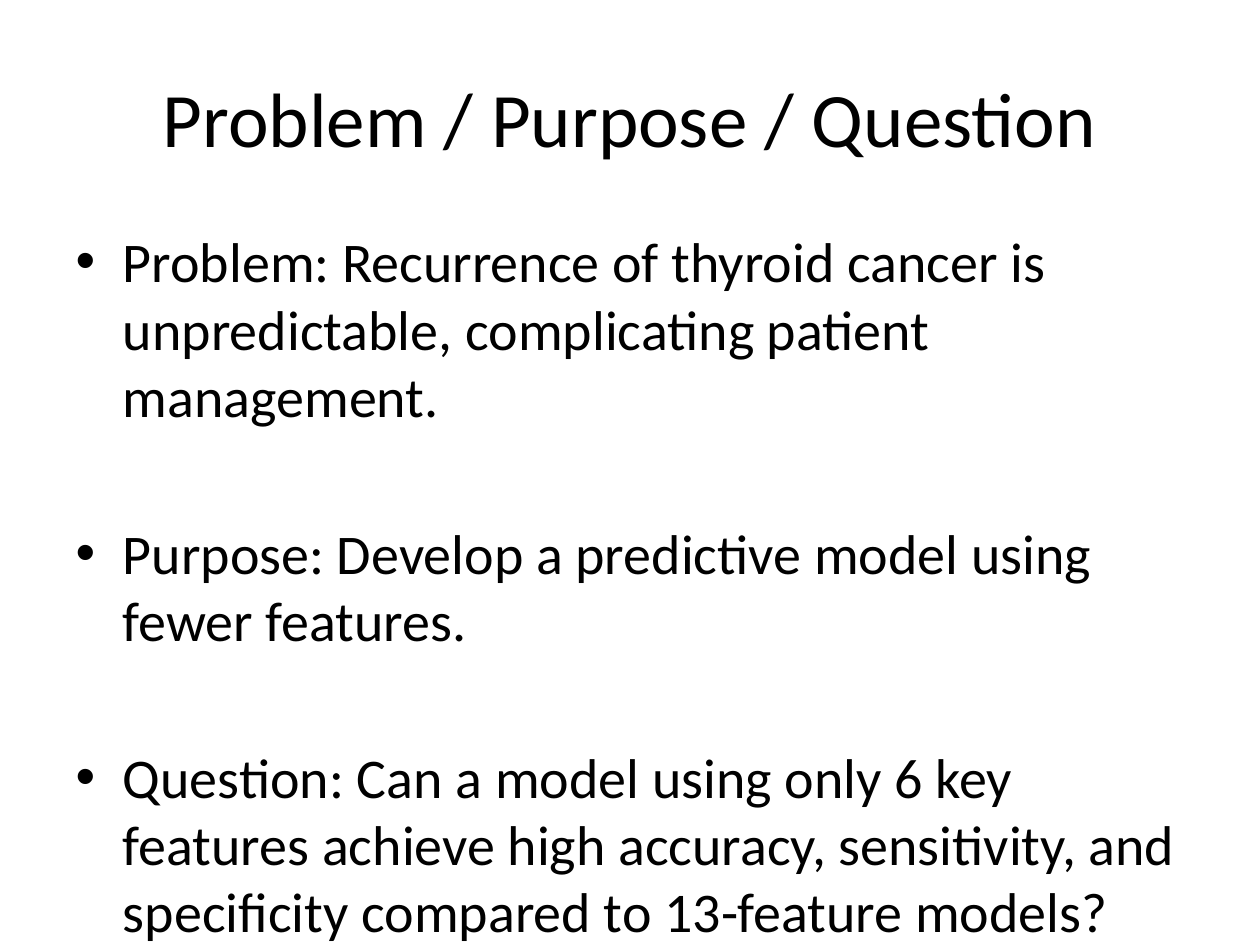
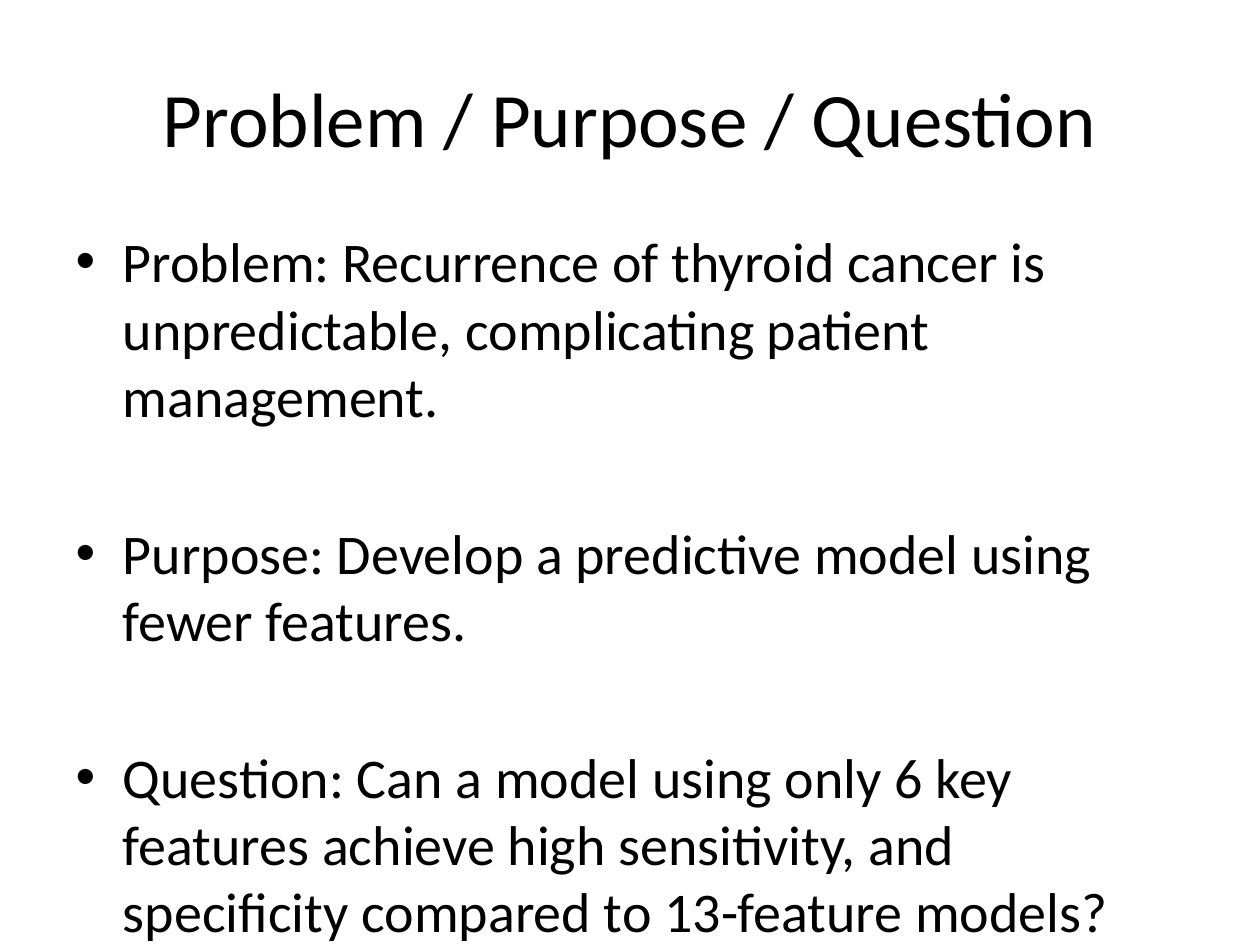
Before and after one commit to josh-dcosta/pjas-thyroid, a slide deck: slide 3 of presentation/Thyroid_Cancer_Recurrence_Presentation.pptx. Drawn at 1260x945 pixels with LibreOffice and Linux fonts; fonts in the diff are those of the drawing. Boxes give left, top, right and bottom in pixels: in the first picture for what was removed or moved away, otherwise in the second. Text is boxed around its words. In the diff, an @@ line names an element or a change of style, - is before the commit and + after.

```diff
--- a/presentation/Thyroid_Cancer_Recurrence_Presentation.pptx
+++ b/presentation/Thyroid_Cancer_Recurrence_Presentation.pptx
@@ text at bbox=[123, 759, 1107, 941]: text changed @@
-• Question: Can a model using only 6 key features achieve high accuracy, sensitivity, and specificity compared to 13-feature models?
+• Question: Can a model using only 6 key features achieve high sensitivity, and specificity compared to 13-feature models?
```
Also in this commit, not shown: 3 other slides changed, 14 other files.
